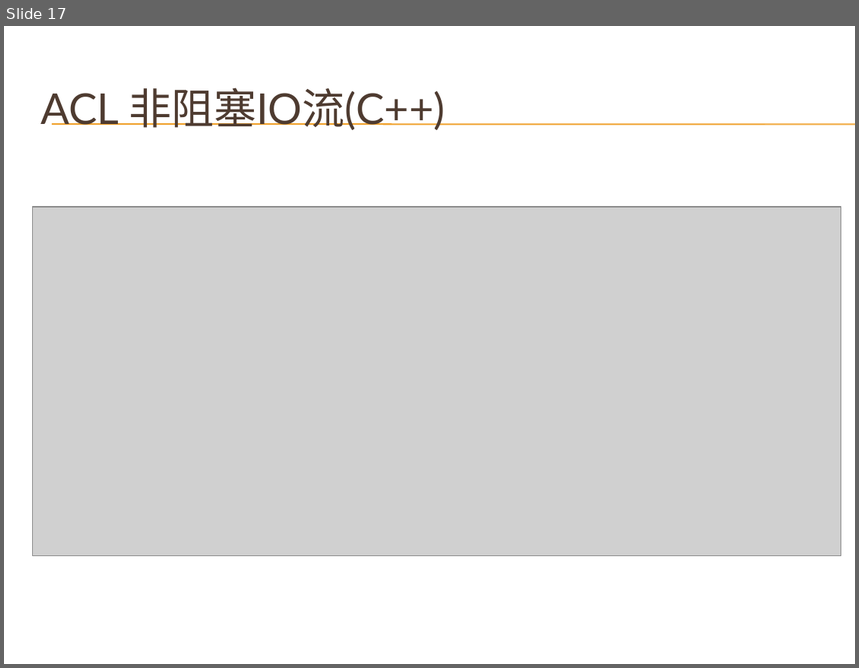
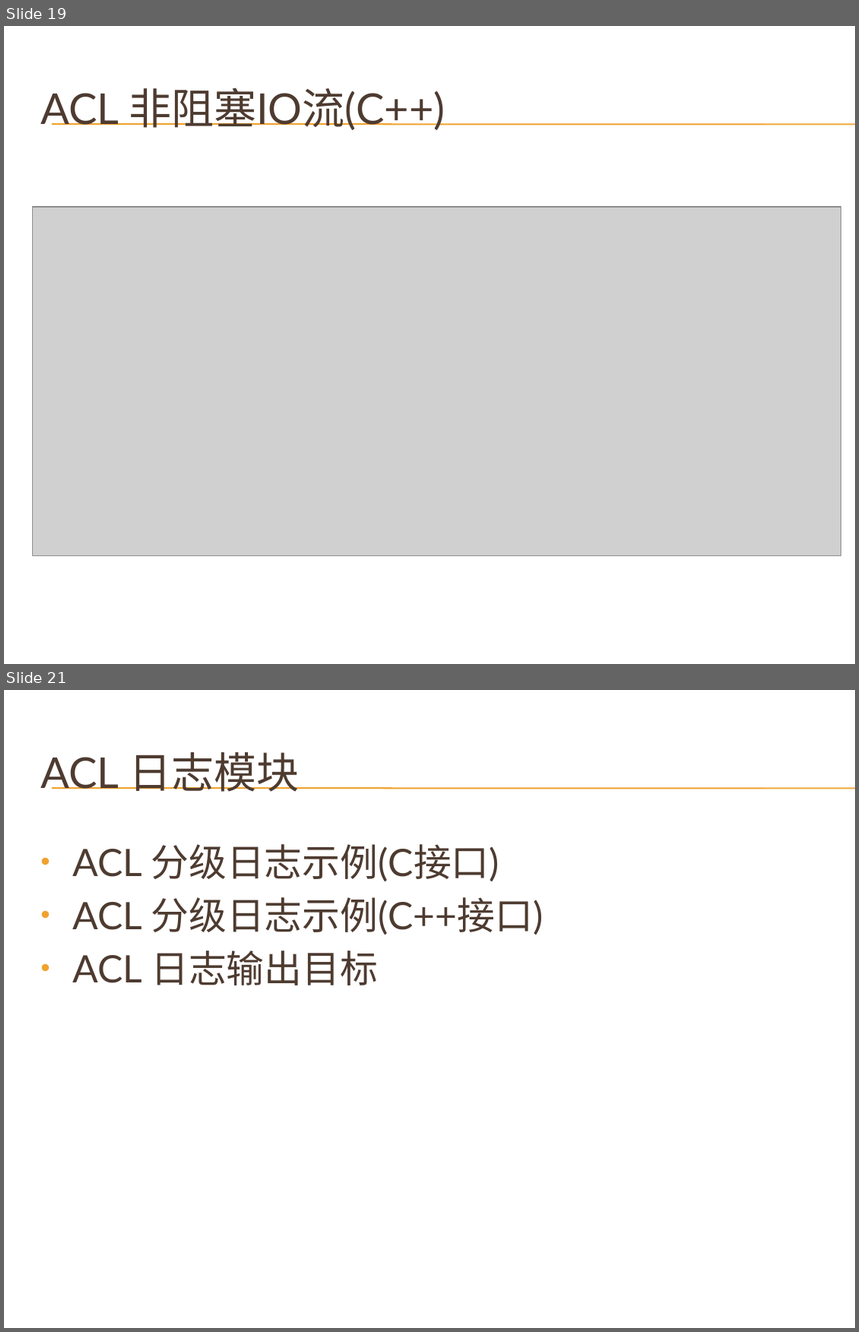
Before and after one commit to cnsuhao/developkit-acl, a slide deck: doc/acl.pptx. Shown one above the other, each under a label of ours: slide 17 before the commit, slides 19 and 21 after it; the slides between them are not shown. The pictures are 859x668 and 859x1332 pixels, drawn with LibreOffice and Linux fonts; fonts in the diff are those of the drawing; grey boxes stand for pictures; background and template pictures are left out. Boxes give left, top, right and bottom in pixels: in the first picture for what was removed or moved away, otherwise in the second. Text is boxed around its words. In the diff, an @@ line names an element or a change of style, - is before the commit and + after.

```diff
--- a/doc/acl.pptx
+++ b/doc/acl.pptx
@@ slide 21 added at <box>4,690,855,1328</box>, background picture (left out); not listed: 2 template elements that a slide beside it also shows @@
@@ title added at <box>40,752,299,792</box>, 36 pt, text #4E3B30 @@
+ACL 日志模块
@@ text added at <box>72,844,543,986</box>, 32 pt, text #4E3B30 @@
+• ACL 分级日志示例(C接口)
+• ACL 分级日志示例(C++接口)
+• ACL 日志输出目标
@@ what was slide 17 is now slide 19 @@
```
Also in this commit, not shown: 9 slides changed, 9 other slides added.
